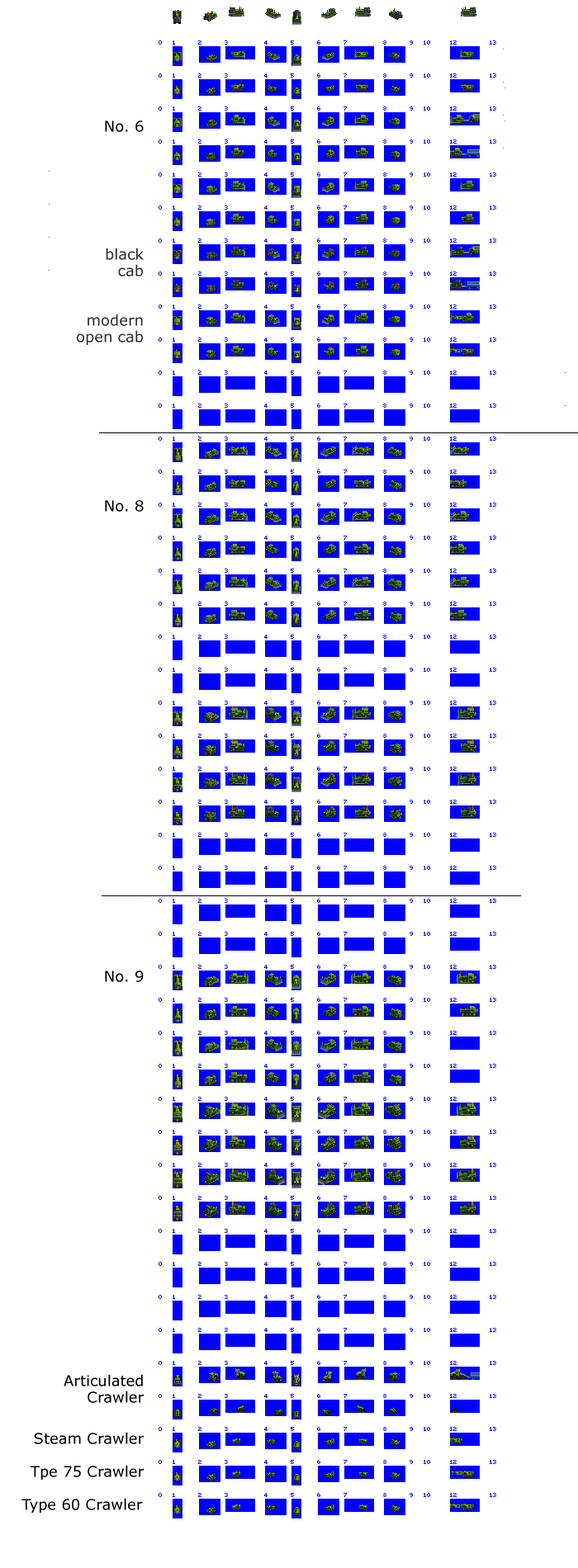
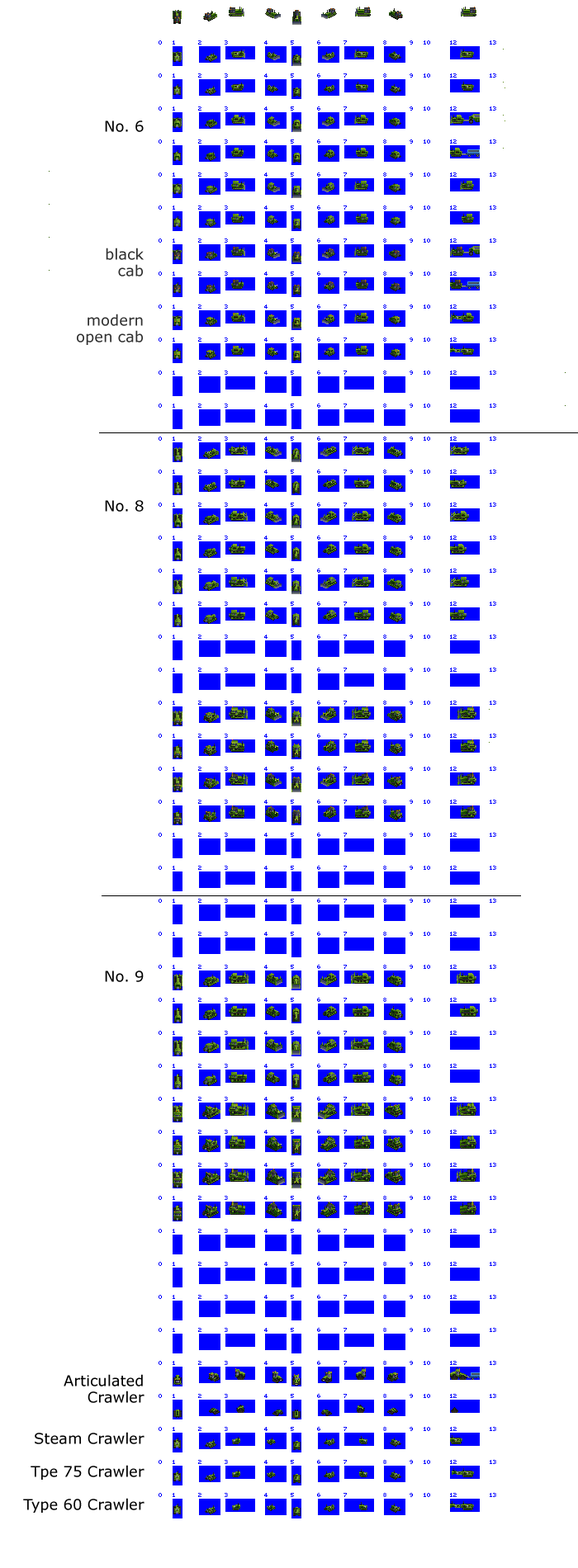
Revision of a layered (578, 1568) image; what changed, layer by layer:
removed group "No 6 Bulldozer" (9 layers) over (x1=104, y1=120, x2=327, y2=358)
renamed "Smaller, with cab" to "No 6 Bulldozer", moved it out of group "No 6 Bulldozer" over (x1=104, y1=120, x2=327, y2=358)
renamed "cab open" to "cabs", painted on it over (x1=104, y1=120, x2=327, y2=358)
removed layer "cab enclosed" from group "Smaller, with cab" over (x1=104, y1=120, x2=327, y2=358)
painted on "lights" (2nd of 4, in "No. 8" › "No 8 Bulldozer copy 3") over (x1=294, y1=713, x2=327, y2=821)
painted on "lights" (3rd of 4, in "No. 9" › "No 9 Bulldozer") over (x1=294, y1=1110, x2=325, y2=1216)
painted on "No. 6" over (x1=21, y1=120, x2=145, y2=1513)
painted on "Body" (1st of 2, in "Articulated Crawler" › "Front") over (x1=294, y1=1372, x2=330, y2=1378)
